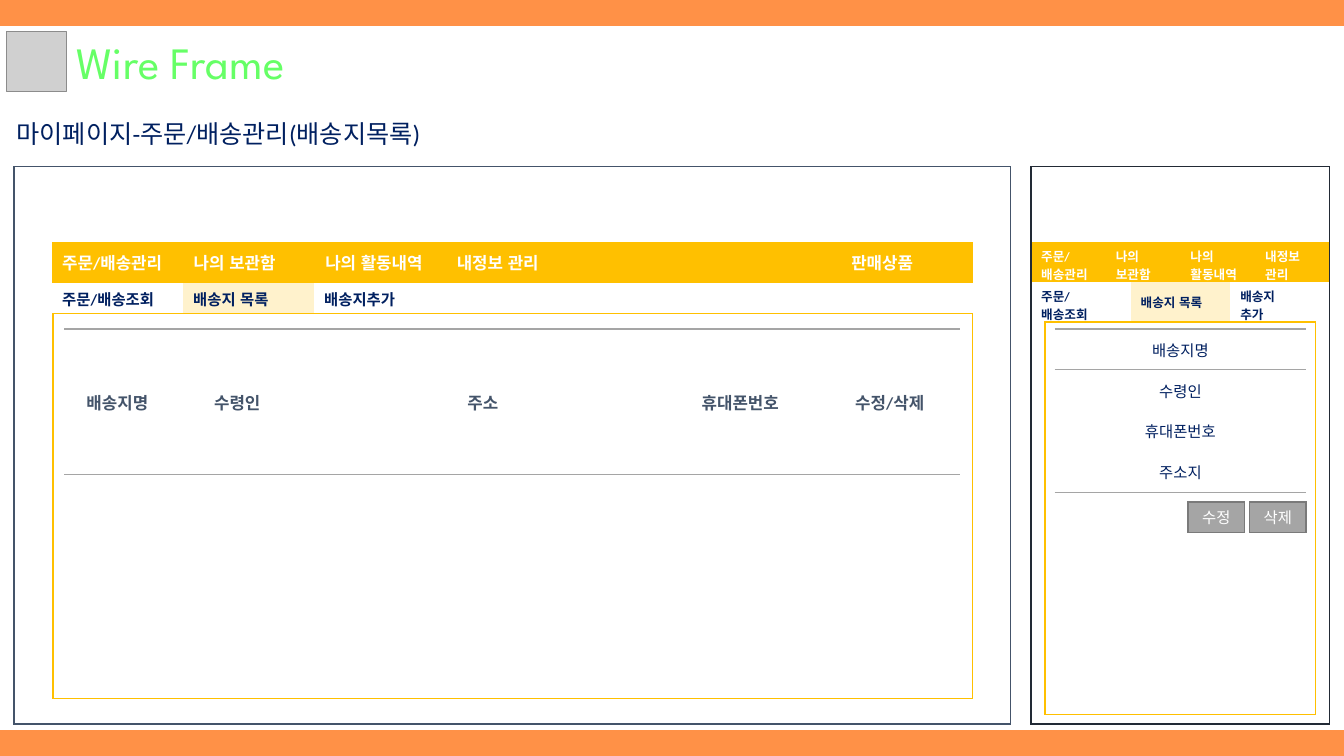
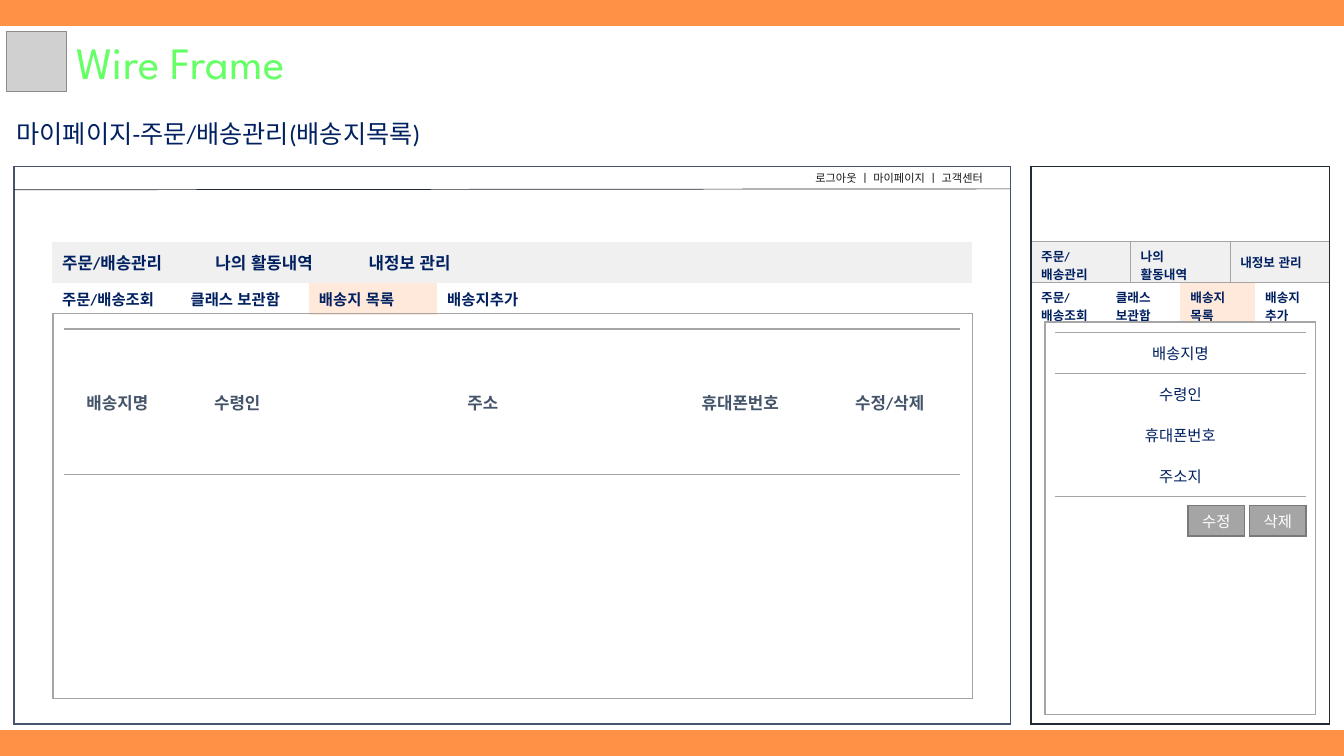
Before and after one commit to hhsw07/ezen-academy-projects, a slide deck: slide 11 of WebContent/cmk/document/3조 원데이클래스.pptx (slide 10 before the commit). Drawn at 1344x756 pixels with LibreOffice and Linux fonts; fonts in the diff are those of the drawing; grey boxes stand for pictures. Boxes give left, top, right and bottom in pixels: in the first picture for what was removed or moved away, otherwise in the second. Text is boxed around its words. In the diff, an @@ line names an element or a change of style, - is before the commit and + after.

```diff
--- a/WebContent/cmk/document/3조 원데이클래스.pptx
+++ b/WebContent/cmk/document/3조 원데이클래스.pptx
@@ text added at [815, 172, 983, 183], 8 pt, text #181717 @@
+로그아웃 ㅣ 마이페이지 ㅣ 고객센터
@@ line added from (14, 190) to (1011, 189), #222A35 0.5 pt @@
@@ table at [52, 242, 972, 283] @@
-column 2: 나의 보관함
-column 6, row 1: 판매상품
+column 6, row 1: 
@@ table at [1031, 242, 1331, 287] @@
-column 2: 나의 / 보관함
-column 3, row 1: 내정보 / 관리
+column 3, row 1: 내정보 관리
@@ table at [52, 283, 565, 315] @@
+column 2: 클래스 보관함
@@ table: place and size @@
-table at [52, 283, 446, 315]
+table at [52, 283, 565, 315]
@@ table at [1031, 283, 1330, 328] @@
-column 2: 배송지 목록
+column 2: 클래스 / 보관함
+column 3: 배송지 / 목록
@@ rectangle at [53, 314, 973, 699]: fill #FFFFFF to none; outline #FFC000 1 pt to #A5A5A5 1 pt @@
@@ rectangle at [1046, 323, 1316, 715]: fill #FFFFFF to none; outline #FFC000 1 pt to #A5A5A5 1 pt @@
@@ 2 rectangles, 1 table: place and size @@
-2 rectangles, 1 table at [1055, 329, 1307, 532]
+2 rectangles, 1 table at [1055, 333, 1307, 536]
```
Also in this commit, not shown: 12 other slides changed, 4 slides added, 3 slides removed.
